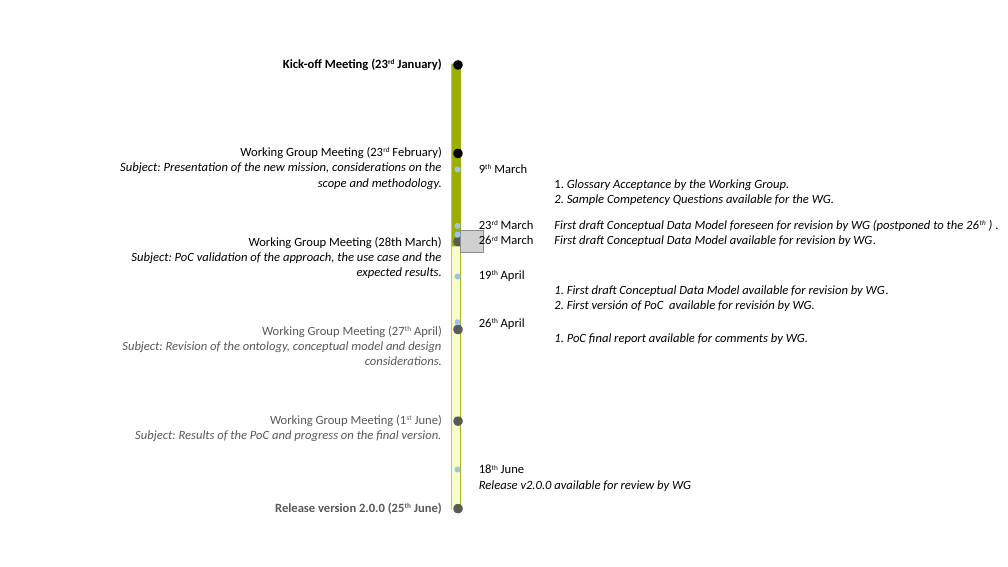
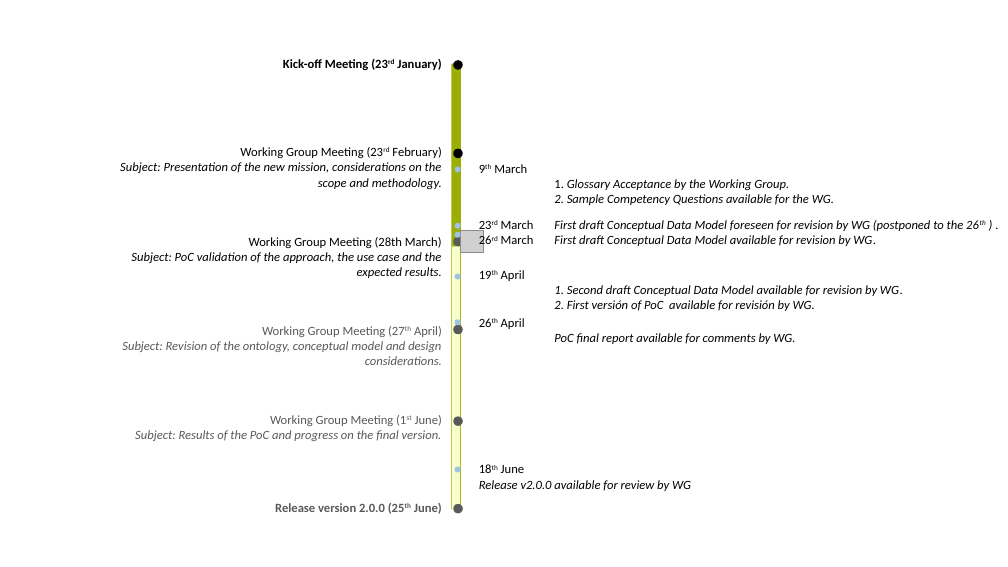
Before and after one commit to eProcurement-everis/ePO, a slide deck: slide 2 of 08_Project_management/WGM Reports/5th_WGM/Timeline.pptx. Drawn at 1008x567 pixels with LibreOffice and Linux fonts; fonts in the diff are those of the drawing; grey boxes stand for pictures. Boxes give left, top, right and bottom in pixels: in the first picture for what was removed or moved away, otherwise in the second. Text is boxed around its words. In the diff, an @@ line names an element or a change of style, - is before the commit and + after.

```diff
--- a/08_Project_management/WGM Reports/5th_WGM/Timeline.pptx
+++ b/08_Project_management/WGM Reports/5th_WGM/Timeline.pptx
@@ text at box(501, 270, 903, 296): text changed @@
-19th April
-1. First draft Conceptual Data Model available for revision by WG.
+19th April
+1. Second draft Conceptual Data Model available for revision by WG.
@@ text at box(501, 318, 795, 344): text changed @@
-26th April
-1. PoC final report available for comments by WG.
+26th April
+PoC final report available for comments by WG.
```
Also in this commit, not shown: 1 other file.
